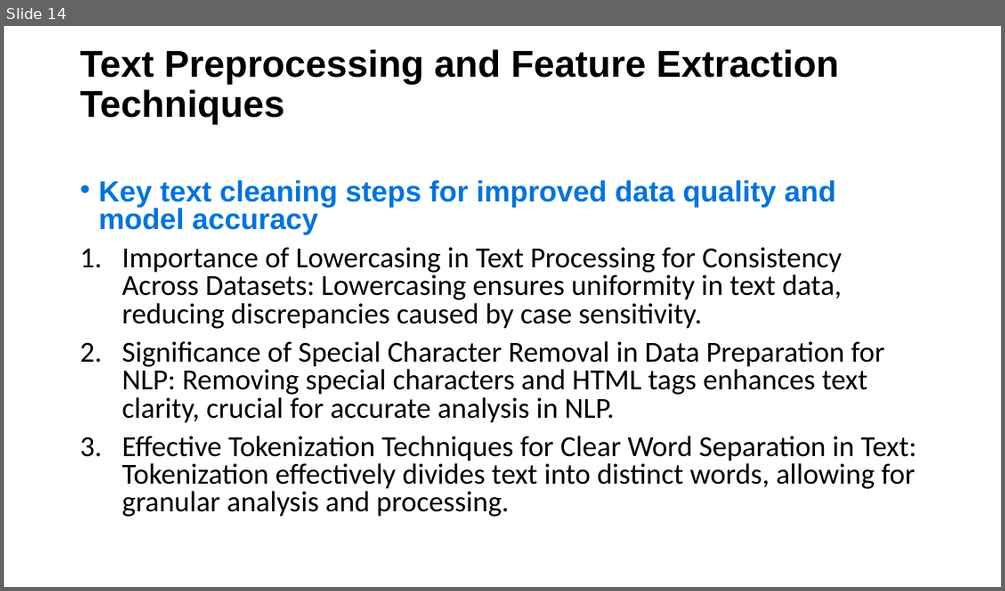
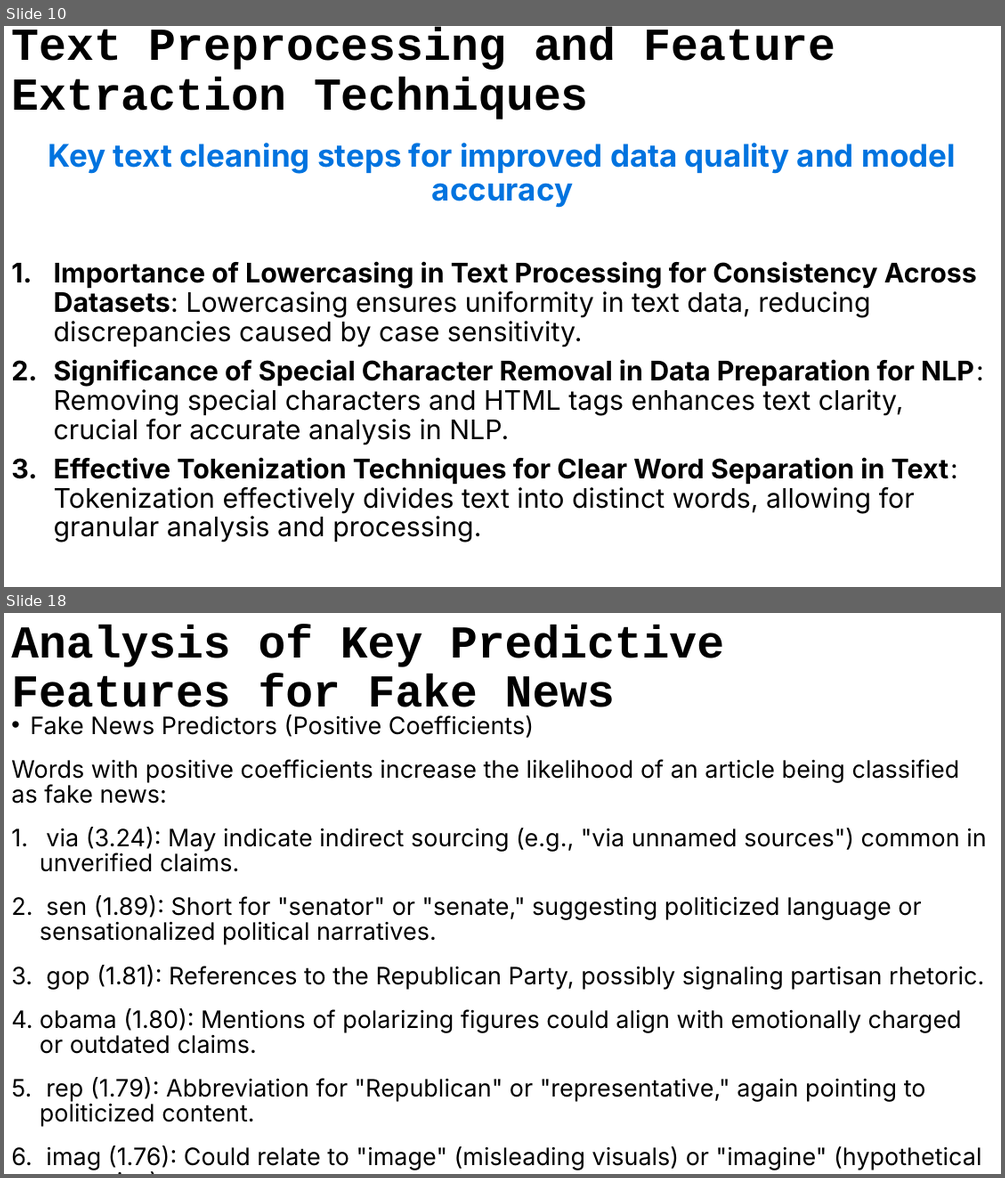
Before and after one commit to nteitsnik/ML_P2, a slide deck: Fake News Detection with Machine Learning.pptx. Shown one above the other, each under a label of ours: slide 14 before the commit, slides 10 and 18 after it; the slides between them are not shown. The pictures are 1005x591 and 1005x1178 pixels, drawn with LibreOffice and Linux fonts; fonts in the diff are those of the drawing. Boxes give left, top, right and bottom in pixels: in the first picture for what was removed or moved away, otherwise in the second. Text is boxed around its words. In the diff, an @@ line names an element or a change of style, - is before the commit and + after.

```diff
--- a/Fake News Detection with Machine Learning.pptx
+++ b/Fake News Detection with Machine Learning.pptx
@@ slide 18 added at <box>4,613,1001,1174</box>, background #FFFFFF @@
@@ title added at <box>11,625,724,720</box>, 44 pt, text #000000, bold @@
+Analysis of Key Predictive Features for Fake News
@@ text added at <box>11,714,986,1170</box>, 23.1 pt, text #000000 @@
+• Fake News Predictors (Positive Coefficients)
+Words with positive coefficients increase the likelihood of an article being classified as fake news:
+1. via (3.24): May indicate indirect sourcing (e.g., "via unnamed sources") common in unverified claims.
+2. sen (1.89): Short for "senator" or "senate," suggesting politicized language or sensationalized political narratives.
+3. gop (1.81): References to the Republican Party, possibly signaling partisan rhetoric.
+4. obama (1.80): Mentions of polarizing figures could align with emotionally charged or outdated claims.
+5. rep (1.79): Abbreviation for "Republican" or "representative," again pointing to politicized content.
+6. imag (1.76): Could relate to "image" (misleading visuals) or "imagine" (hypothetical scenarios).
@@ what was slide 14 is now slide 10 @@
@@ slide 10 changed as well @@
@@ title "Text Preprocessing and Feature Extraction ...": place and size @@
-title "Text Preprocessing and Feature Extraction ..." at <box>80,49,839,125</box>
+title "Text Preprocessing and Feature Extraction ..." at <box>11,27,836,119</box>
@@ title "Text Preprocessing and Feature Extraction ..." at <box>11,27,836,119</box>: size 36 to 44.1 pt, font Arial to Courier New @@
@@ text "Key text cleaning steps for ...": place and size @@
-text "Key text cleaning steps for ..." at <box>98,180,917,516</box>
+text "Key text cleaning steps for ..." at <box>48,143,984,542</box>
@@ text "Key text cleaning steps for ..." at <box>48,143,984,542</box>: size 28 to 30 pt, font Arial to Inter in "Key text cleaning steps for improved data ..."; size 28 to 26 pt, font Calibri to Inter, bold on in "Importance of Lowercasing in Text Processing for ...", "Significance of Special Character Removal in Data ...", "Effective Tokenization Techniques for Clear Word Separation ..."; alignment left to centre; bullet • to none; line spacing 0.8 to 0.9 @@
```
Also in this commit, not shown: 7 other slides changed, 12 other slides added, 14 slides removed.
